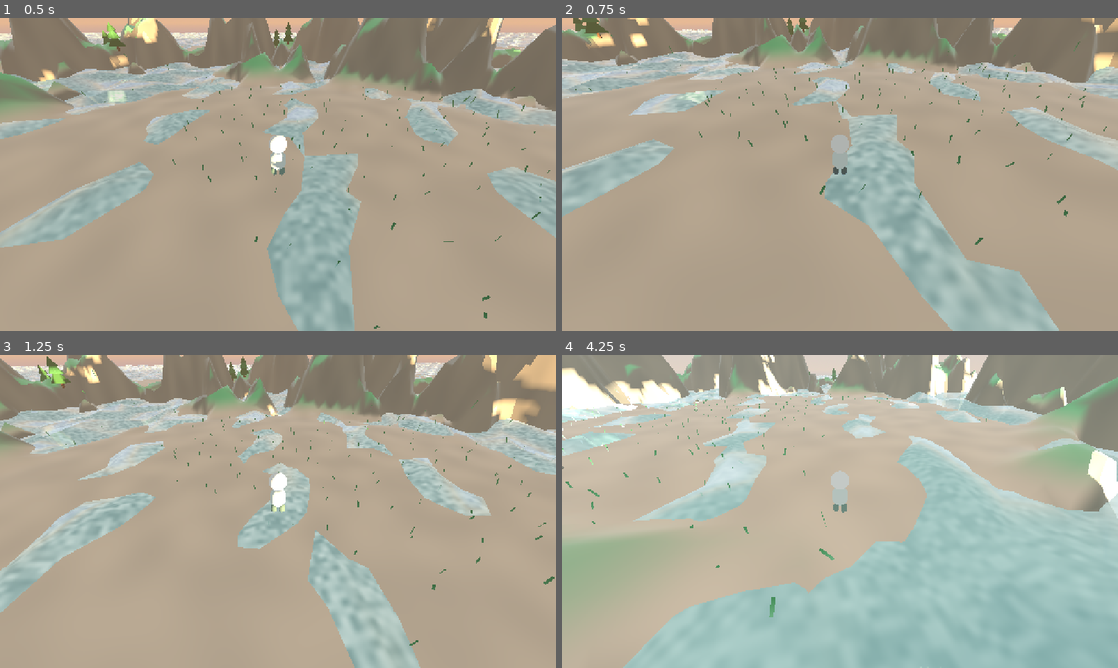
Above: before the commit, frames 1-4 (two rows, left to right).
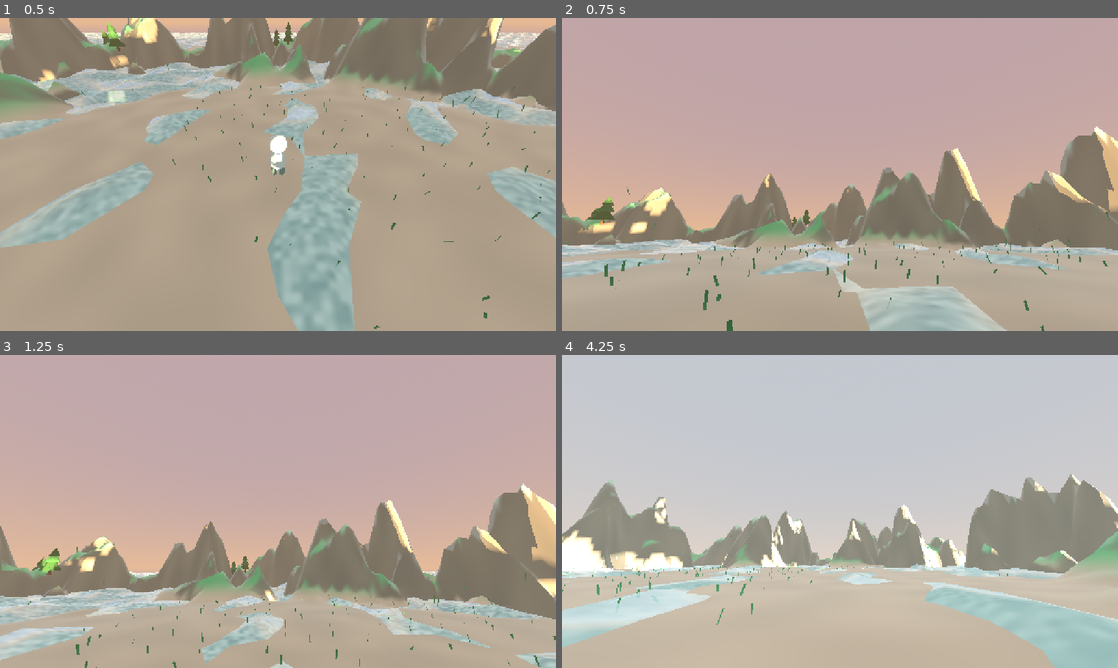
Above: after the commit, the same moments.

Repository: hunterbastian/yama
Game: Godot game, scene res://scenes/main.tscn
The game is run twice, just before and just after one commit, with the same random seed, the same clock (stepped at 60 frames per second) and the same inputs.
Inputs (mouse positions are in pixels of both pictures, inside the frame that each line leads up to):
- Up to frame 1 (0.5 s): no input
- Up to frame 2 (0.75 s): tap Enter at 0.5 s; move the mouse to (867, 174) at 0.52 s; hold W (move_forward) from 0.53 s (still down); hold V (toggle_camera, bound only after the commit) from 0.53 s (still down)
- Up to frame 3 (1.25 s): keep holding W (move_forward); keep holding V (toggle_camera, bound only after the commit); tap Space (jump) at 0.77 s
- Up to frame 4 (4.25 s): keep holding W (move_forward); move the mouse to (812, 511) at 1.27 s; release V (toggle_camera, bound only after the commit) at 1.28 s; tap R (regenerate) at 1.35 s; tap Space (jump) at 1.52, 3.02, 3.77 s; tap V (toggle_camera, bound only after the commit) at 1.55, 2.3, 3.05 s; move the mouse to (851, 505) at 2.02 s; hold Ctrl (sprint, bound only after the commit) 2.03-2.78 s; move the mouse to (834, 517) at 2.77 s; tap Shift (sprint, bound only before the commit) at 2.85 s; move the mouse to (878, 514) at 3.52 s; hold V (toggle_camera, bound only after the commit) from 3.53 s (still down)

Frame 1 is identical in both runs. In frame 2, 64% of the frame differs, in the area x 0-100%, y 0-100%; in frame 3, 68%; in frame 4, 88%.

Commit message:
feat: first/third person camera toggle with V key
Hides character model in first person, camera at head height,
direct pitch control. Third person unchanged with orbit + terrain avoidance.

Co-Authored-By: Claude Opus 4.6 <noreply@anthropic.com>

Diff:
--- a/project.godot
+++ b/project.godot
@@ -53,7 +53,7 @@
 }
 sprint={
 "deadzone": 0.2,
-"events": [Object(InputEventKey,"resource_local_to_scene":fa …(146 unchanged characters)… se,"keycode":0,"physical_keycode":4194325,"key_label":0,"unicode":0,"location":0,"echo":false,"script":null)
+"events": [Object(InputEventKey,"resource_local_to_scene":fa …(146 unchanged characters)… se,"keycode":0,"physical_keycode":4194326,"key_label":0,"unicode":0,"location":0,"echo":false,"script":null)
 ]
 }
 regenerate={
@@ -61,3 +61,8 @@
 "events": [Object(InputEventKey,"resource_local_to_scene":false,"resource_name":"","device":-1,"window_id":0,"alt_press …(192 unchanged characters)…
 ]
 }
+toggle_camera={
+"deadzone": 0.2,
+"events": [Object(InputEventKey,"resource_local_to_scene":false,"resource_name":"","device":-1,"window_id":0,"alt_pressed":false,"shift_pressed":false,"ctrl_pressed":false,"meta_pressed":false,"pressed":false,"keycode":0,"physical_keycode":86,"key_label":0,"unicode":118,"location":0,"echo":false,"script":null)
+]
+}
--- a/scripts/camera.gd
+++ b/scripts/camera.gd
@@ -12,6 +12,7 @@
 var _bob_time := 0.0
 var _bob_amplitude := 0.0
 var _landing_dip := 0.0
+var first_person := false
 
 @onready var camera: Camera3D = $Camera3D
 
@@ -25,6 +26,13 @@
 		_pitch = clampf(_pitch, deg_to_rad(min_pitch), deg_to_rad(max_pitch))
 	if event is InputEventKey and event.pressed and event.keycode == KEY_ESCAPE:
 		Input.mouse_mode = Input.MOUSE_MODE_VISIBLE
+	if event.is_action_pressed("toggle_camera"):
+		first_person = not first_person
+		var player := get_parent() as CharacterBody3D
+		# Hide/show character model
+		var model := player.get_node("CharacterModel")
+		if model:
+			model.visible = not first_person
 
 func _process(delta: float) -> void:
 	rotation.y = _yaw
@@ -51,20 +59,29 @@
 	var target_roll := sin(_bob_time) * deg_to_rad(2.0) if player.is_sprinting and h_speed > 0.5 else 0.0
 	camera.rotation.z = lerpf(camera.rotation.z, target_roll, 8.0 * delta)
 
-	# Camera position with bob and landing dip baked into target BEFORE lerp
-	var offset := Vector3(bob_x, height + bob_y - _landing_dip, distance)
+	# Camera position — first person vs third person
+	var target_dist := 0.0 if first_person else distance
+	var target_height := 0.8 if first_person else height
+
+	var offset := Vector3(bob_x, target_height + bob_y - _landing_dip, target_dist)
 	offset = offset.rotated(Vector3.RIGHT, -_pitch)
 	var target_pos := offset
 	camera.position = camera.position.lerp(target_pos, follow_speed * delta)
 
-	# Terrain avoidance — keep camera above ground
-	var space_state := get_world_3d().direct_space_state
-	if space_state:
-		var cam_global := camera.global_position
-		var query := PhysicsRayQueryParameters3D.create(
-			cam_global + Vector3.UP * 10.0, cam_global + Vector3.DOWN * 10.0)
-		var result := space_state.intersect_ray(query)
-		if result and cam_global.y < result.position.y + 1.0:
-			camera.global_position.y = result.position.y + 1.0
+	# Terrain avoidance — only in third person
+	if not first_person:
+		var space_state := get_world_3d().direct_space_state
+		if space_state:
+			var cam_global := camera.global_position
+			var query := PhysicsRayQueryParameters3D.create(
+				cam_global + Vector3.UP * 10.0, cam_global + Vector3.DOWN * 10.0)
+			var result := space_state.intersect_ray(query)
+			if result and cam_global.y < result.position.y + 1.0:
+				camera.global_position.y = result.position.y + 1.0
 
-	camera.look_at(global_position, Vector3.UP)
+	# Look direction — first person looks forward, third person looks at player
+	if first_person:
+		camera.rotation.x = _pitch
+		# Don't use look_at in first person — pitch is set directly
+	else:
+		camera.look_at(global_position, Vector3.UP)
Not shown, changed: CLAUDE.md
